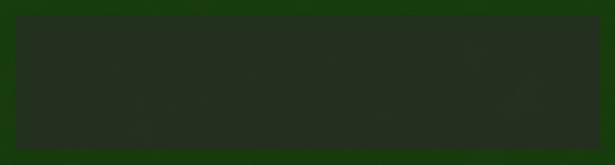
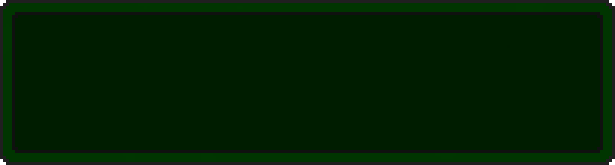
Two versions of the same layered image (615px x 165px). Layer-by-layer changes:
added layer "Lining" above "Noise copy" over left=0, top=0, right=615, bottom=165
"Noise copy": opacity 1% → 2%, painted on it, masked it over left=0, top=0, right=615, bottom=165
painted on "Background" over left=0, top=0, right=615, bottom=165
